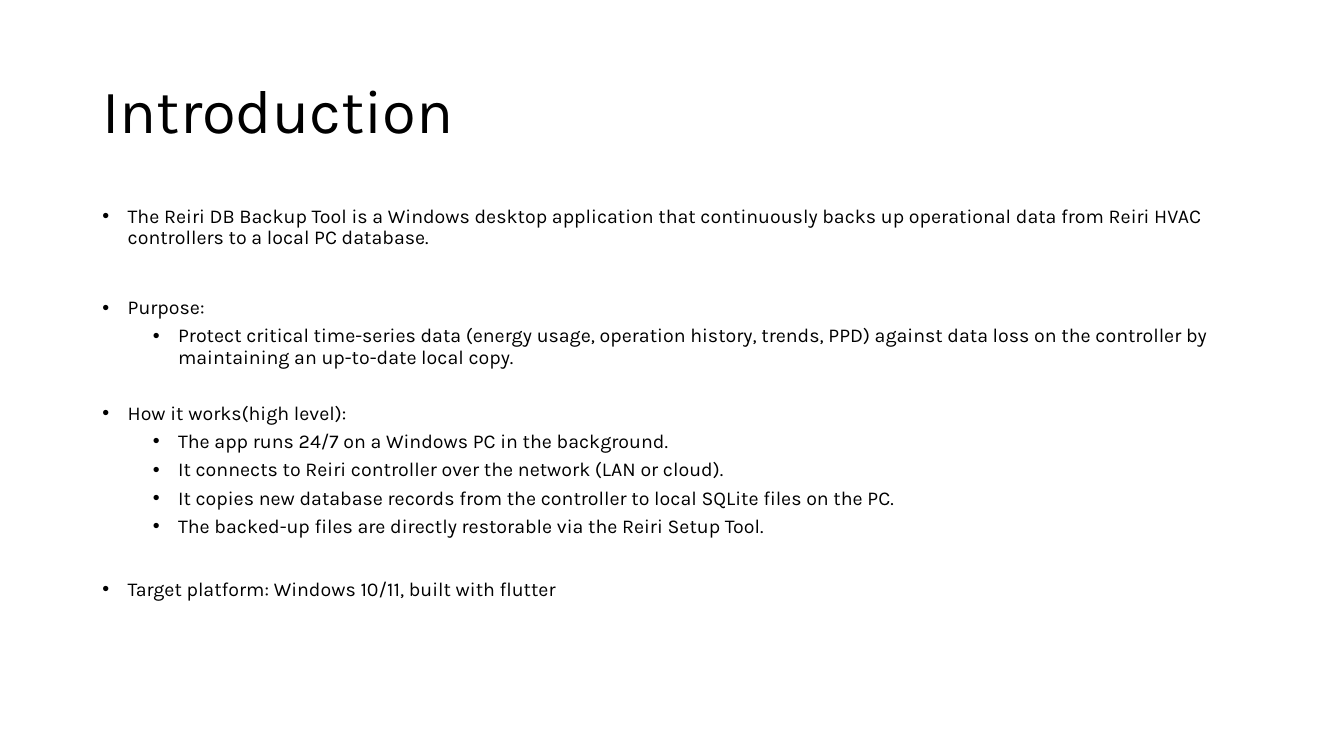
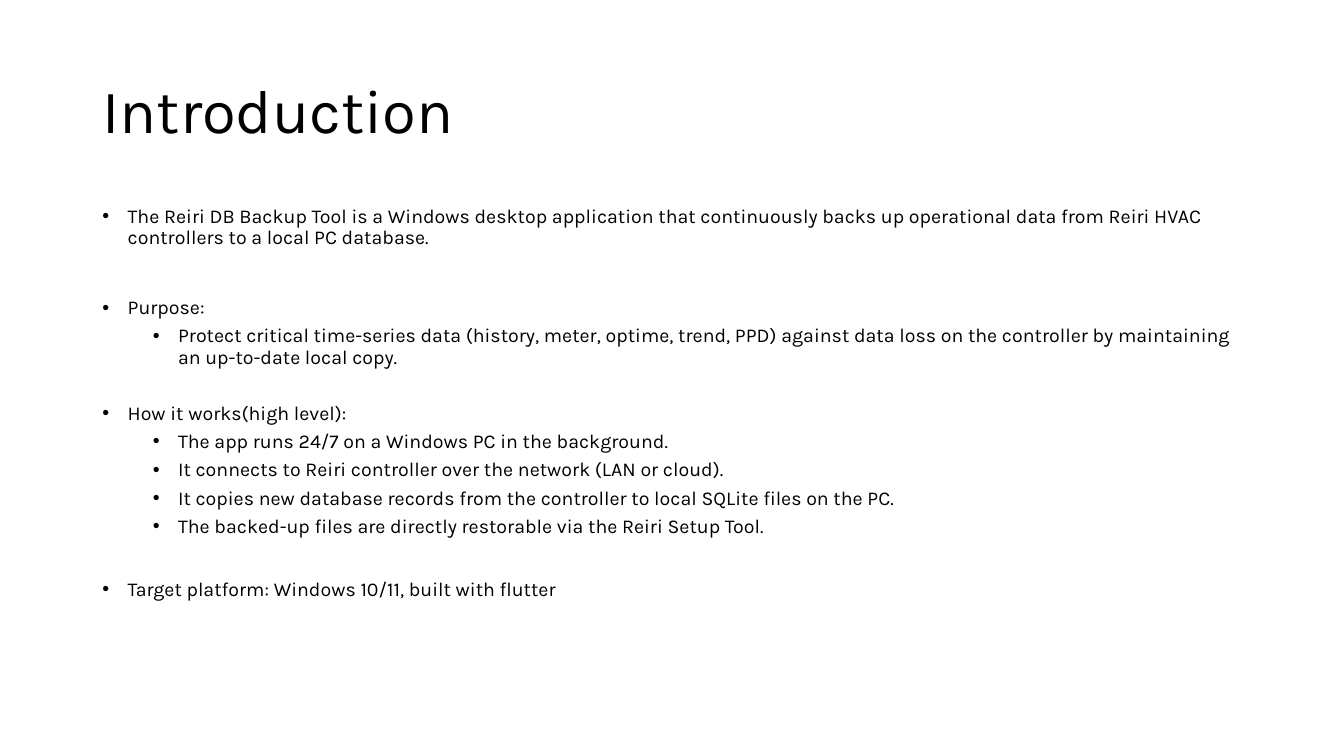
Before and after one commit to ReiriDevelopment/reiri_db_backup_tool, a slide deck: slide 3 of Reiri DB Backup Tool - System Design.pptx. Drawn at 1344x756 pixels with LibreOffice and Linux fonts; fonts in the diff are those of the drawing. Boxes give left, top, right and bottom in pixels: in the first picture for what was removed or moved away, otherwise in the second. Text is boxed around its words. In the diff, an @@ line names an element or a change of style, - is before the commit and + after.

```diff
--- a/Reiri DB Backup Tool - System Design.pptx
+++ b/Reiri DB Backup Tool - System Design.pptx
@@ text at <box>178,328,1230,369</box>: text changed @@
-  • Protect critical time-series data (energy usage, operation history, trends, PPD) against data loss on the controller by maintaining an up-to-date local copy.
+  • Protect critical time-series data (history, meter, optime, trend, PPD) against data loss on the controller by maintaining an up-to-date local copy.
```
Also in this commit, not shown: 1 other slide changed, 54 other files.
